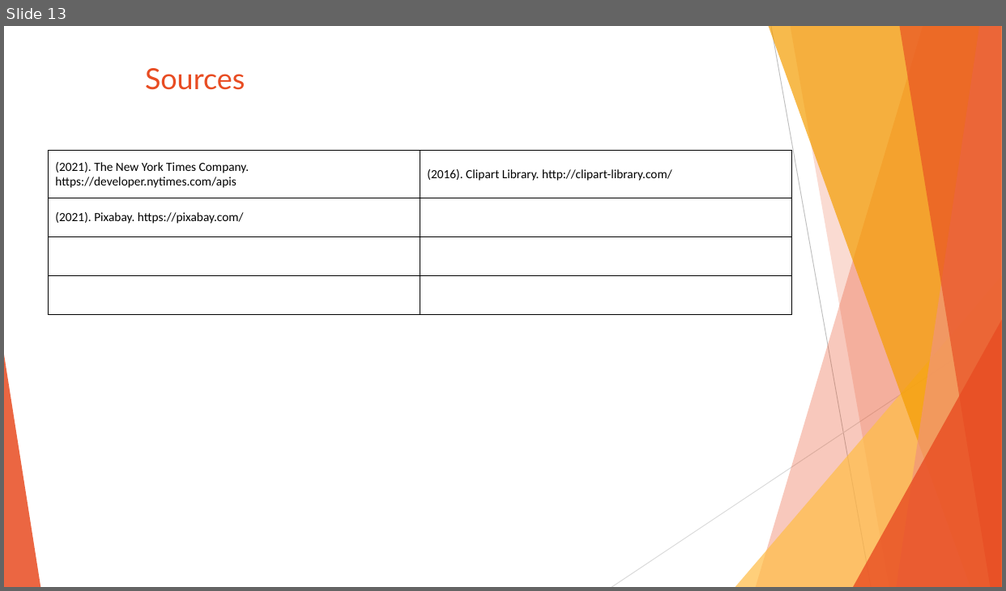
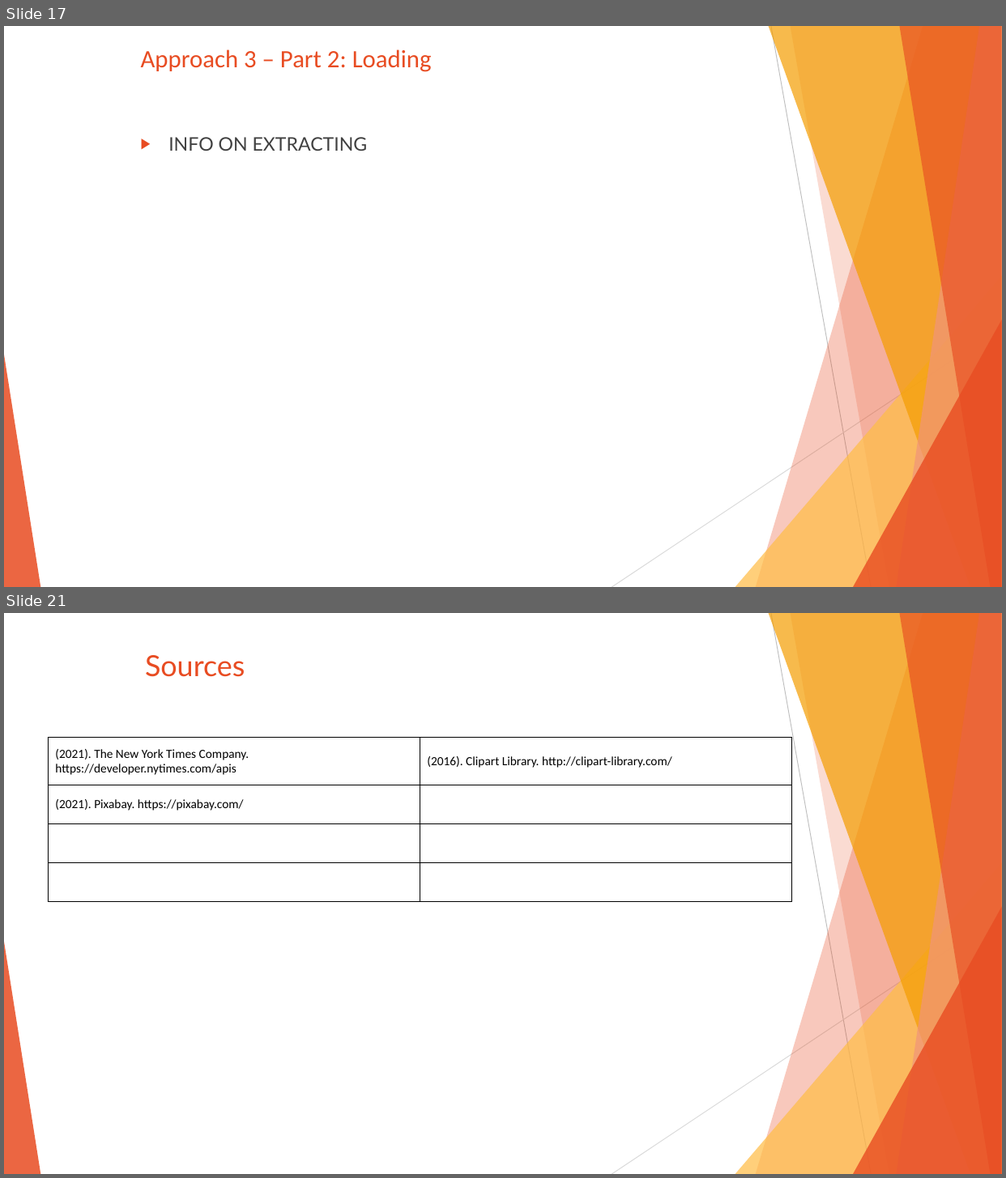
Before and after one commit to SanabuW/NYT-API-Analysis, a slide deck: common/(presentation_temp_file).pptx. Shown one above the other, each under a label of ours: slide 13 before the commit, slides 17 and 21 after it; the slides between them are not shown. The pictures are 1006x591 and 1006x1178 pixels, drawn with LibreOffice and Linux fonts; fonts in the diff are those of the drawing. Boxes give left, top, right and bottom in pixels: in the first picture for what was removed or moved away, otherwise in the second. Text is boxed around its words. In the diff, an @@ line names an element or a change of style, - is before the commit and + after.

```diff
--- a/common/(presentation_temp_file).pptx
+++ b/common/(presentation_temp_file).pptx
@@ slide 17 added at (x1=4, y1=26, x2=1002, y2=587), background #FFFFFF; not listed: 10 template elements that a slide beside it also shows @@
@@ title added at (x1=141, y1=49, x2=432, y2=72), 24 pt, text #E84C22 @@
+Approach 3 – Part 2: Loading
@@ text added at (x1=168, y1=137, x2=368, y2=151), 18 pt, text #404040 @@
+▶ INFO ON EXTRACTING
@@ what was slide 13 is now slide 21 @@
```
Also in this commit, not shown: 10 slides changed, 7 other slides added, 8 other files.
